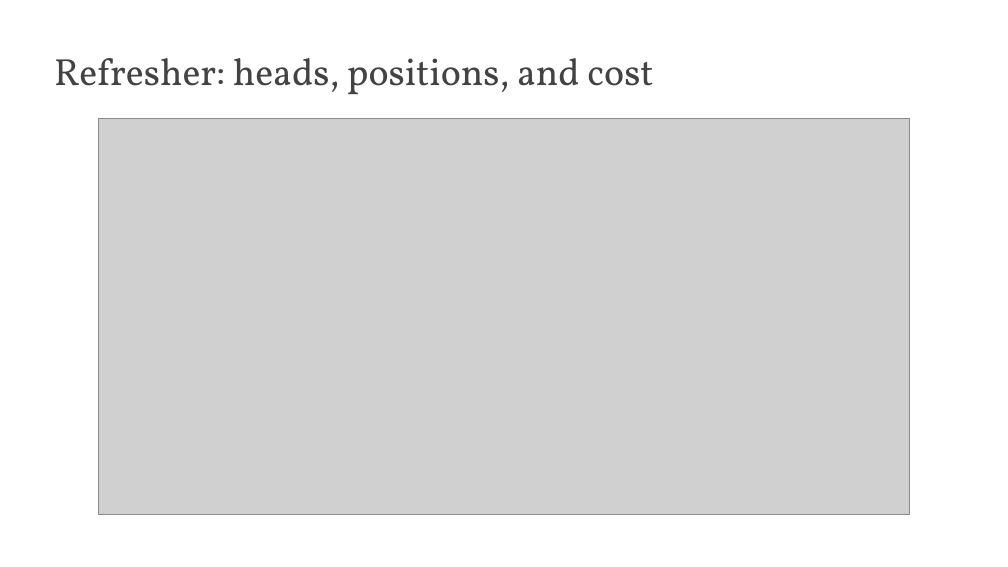
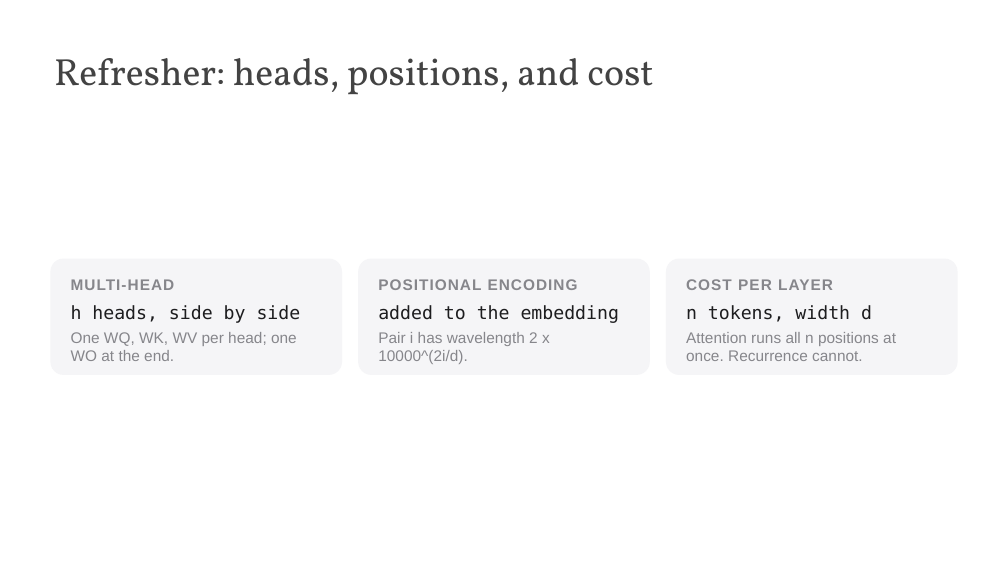
Before and after one commit to edavalosanaya/CSCI3495_NLP_LLMs_Student, a slide deck: slide 3 of weeks/week-07/class-02/lecture/slides.pptx. Drawn at 1008x567 pixels with LibreOffice and Linux fonts; fonts in the diff are those of the drawing; grey boxes stand for pictures; background and template pictures are left out. Boxes give left, top, right and bottom in pixels: in the first picture for what was removed or moved away, otherwise in the second. Text is boxed around its words. In the diff, an @@ line names an element or a change of style, - is before the commit and + after.

```diff
--- a/weeks/week-07/class-02/lecture/slides.pptx
+++ b/weeks/week-07/class-02/lecture/slides.pptx
@@ picture removed at box(98, 119, 909, 514) @@
@@ rounded rectangle added at box(50, 259, 342, 375), fill #F5F5F7 @@
@@ rounded rectangle added at box(358, 259, 649, 375), fill #F5F5F7 @@
@@ rounded rectangle added at box(666, 259, 958, 375), fill #F5F5F7 @@
@@ text added at box(71, 279, 301, 361), 11 pt, text #86868B @@
+MULTI-HEAD
+h heads, side by side
+One WQ, WK, WV per head; one WO at the end.
@@ text added at box(378, 279, 619, 364), 11 pt, text #86868B @@
+POSITIONAL ENCODING
+added to the embedding
+Pair i has wavelength 2 x 10000^(2i/d).
@@ text added at box(686, 279, 896, 361), 11 pt, text #86868B @@
+COST PER LAYER
+n tokens, width d
+Attention runs all n positions at once. Recurrence cannot.
```
Also in this commit, not shown: 8 other slides changed, 19 other files.
